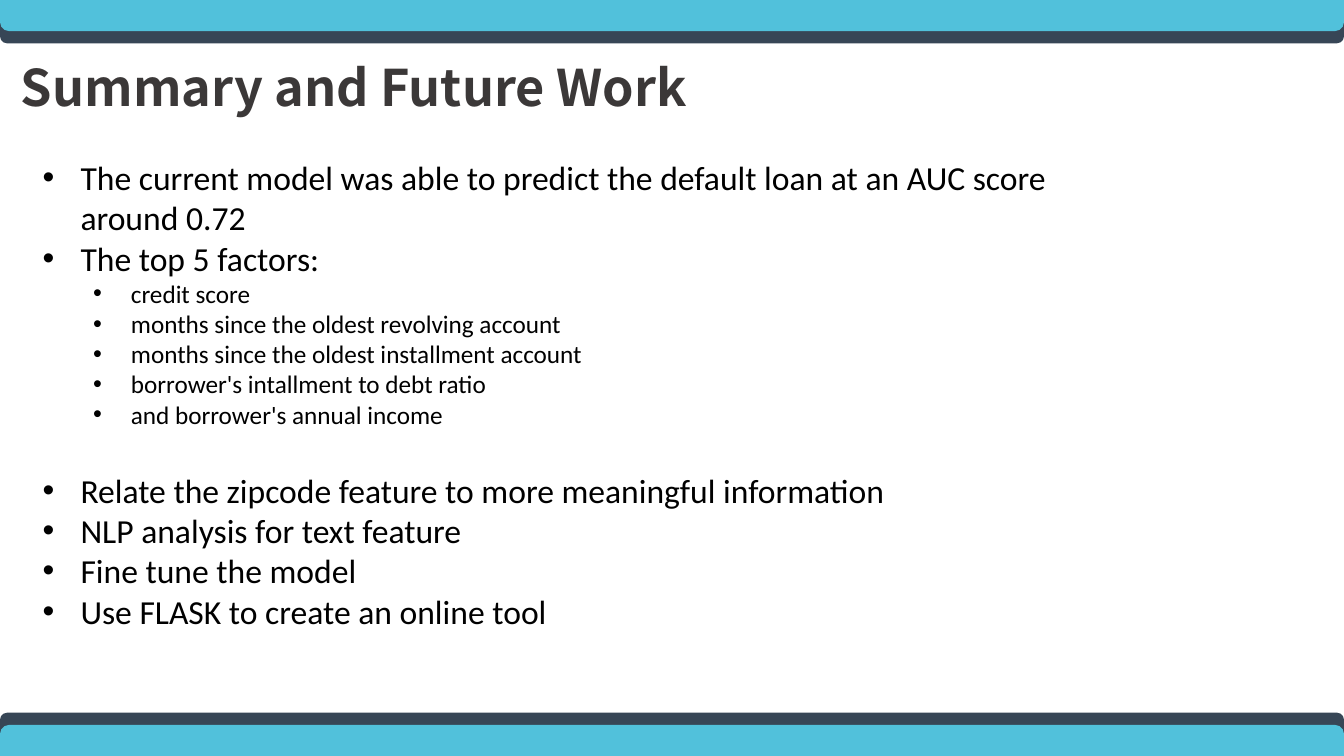
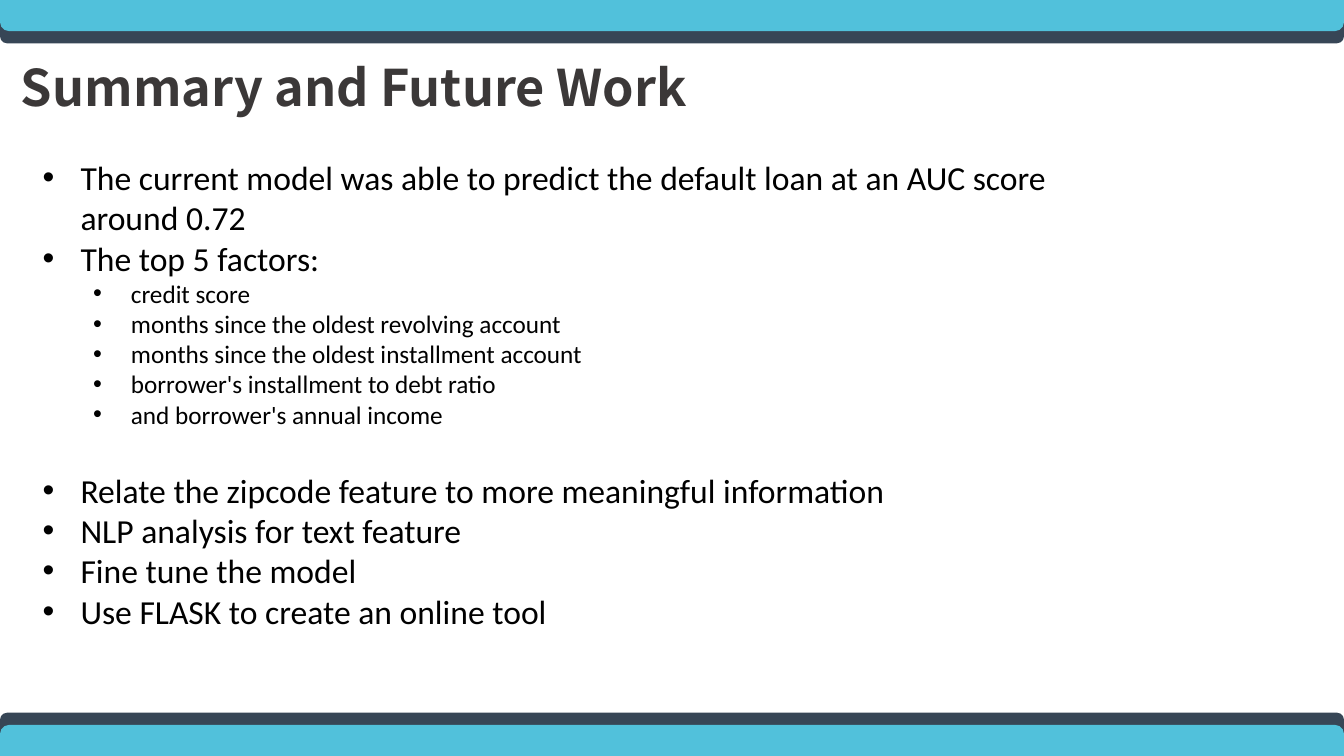
Before and after one commit to pkuhugo/Fintech_Lending_Club, a slide deck: slide 5 of 20200812_lending_club.pptx. Drawn at 1344x756 pixels with LibreOffice and Linux fonts; fonts in the diff are those of the drawing. Boxes give left, top, right and bottom in pixels: in the first picture for what was removed or moved away, otherwise in the second. Text is boxed around its words. In the diff, an @@ line names an element or a change of style, - is before the commit and + after.

```diff
--- a/20200812_lending_club.pptx
+++ b/20200812_lending_club.pptx
@@ text at [131, 375, 495, 394]: text changed @@
-  • borrower's intallment to debt ratio
+  • borrower's installment to debt ratio
```
Also in this commit, not shown: 2 other slides changed, 1 other file.
